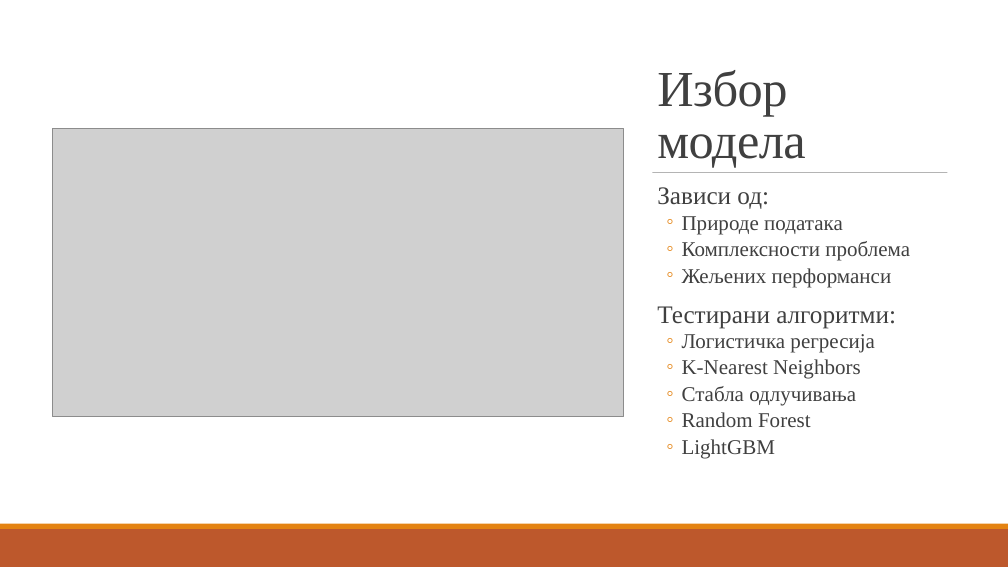
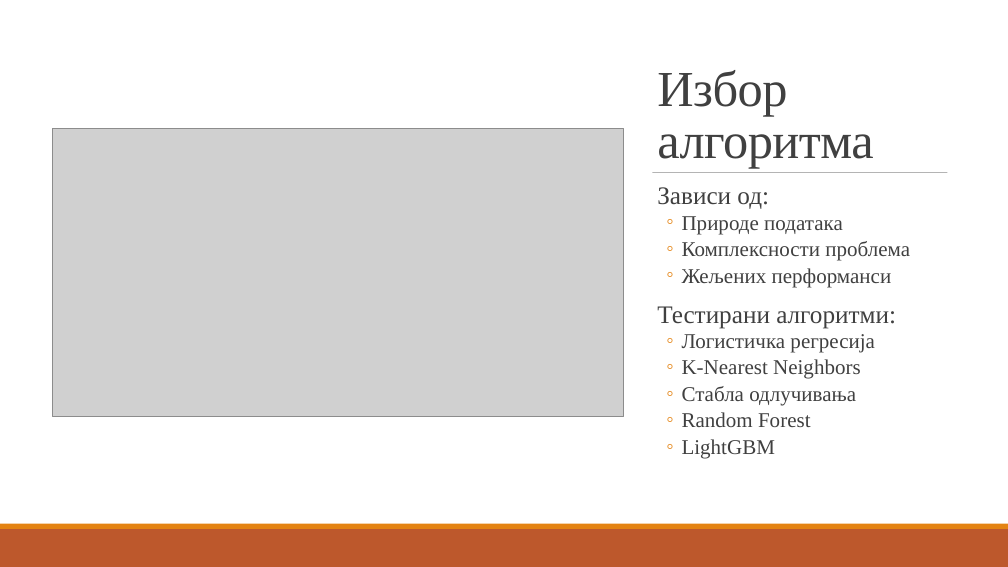
Before and after one commit to ChaosNik/Predicting-the-number-of-people-in-a-room, a slide deck: slide 9 of Presentation/Razvoj rješenja za predviđanje broja osoba u prostoriji.pptx. Drawn at 1008x567 pixels with LibreOffice and Linux fonts; fonts in the diff are those of the drawing; grey boxes stand for pictures. Boxes give left, top, right and bottom in pixels: in the first picture for what was removed or moved away, otherwise in the second. Text is boxed around its words. In the diff, an @@ line names an element or a change of style, - is before the commit and + after.

Commit message:
Popravljena prezentacija.

```diff
--- a/Presentation/Razvoj rješenja za predviđanje broja osoba u prostoriji.pptx
+++ b/Presentation/Razvoj rješenja za predviđanje broja osoba u prostoriji.pptx
@@ title at bbox=[657, 70, 873, 168]: text changed @@
-Избор модела
+Избор алгоритма
```
